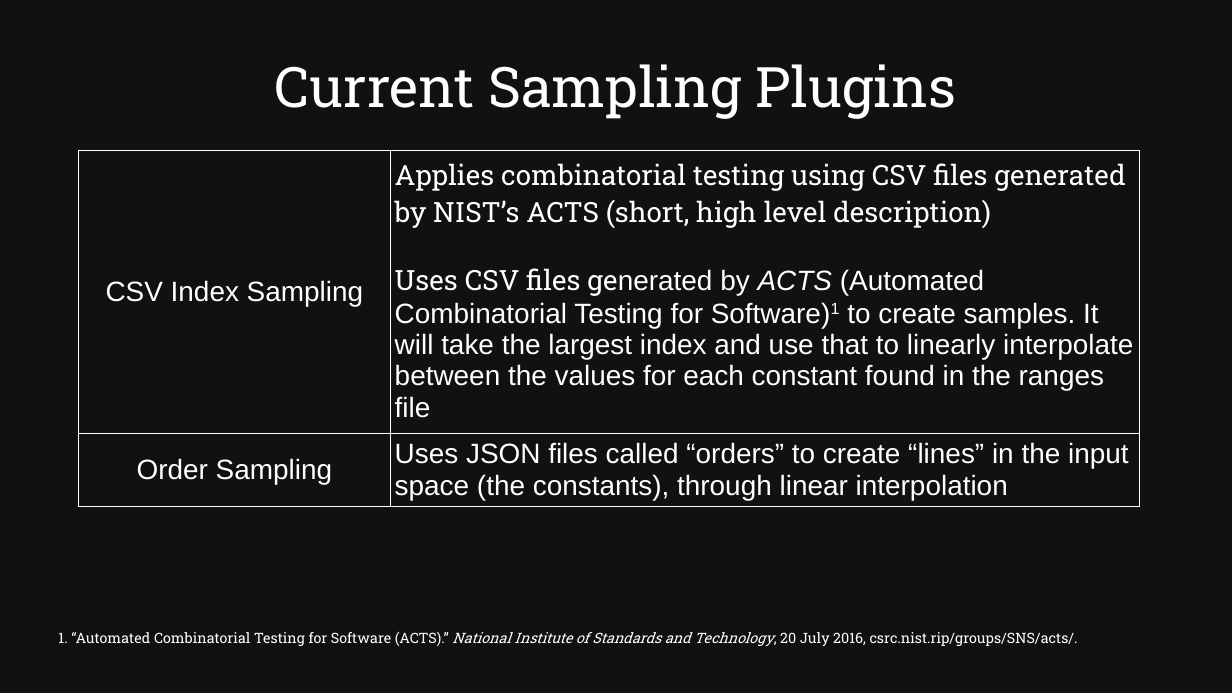
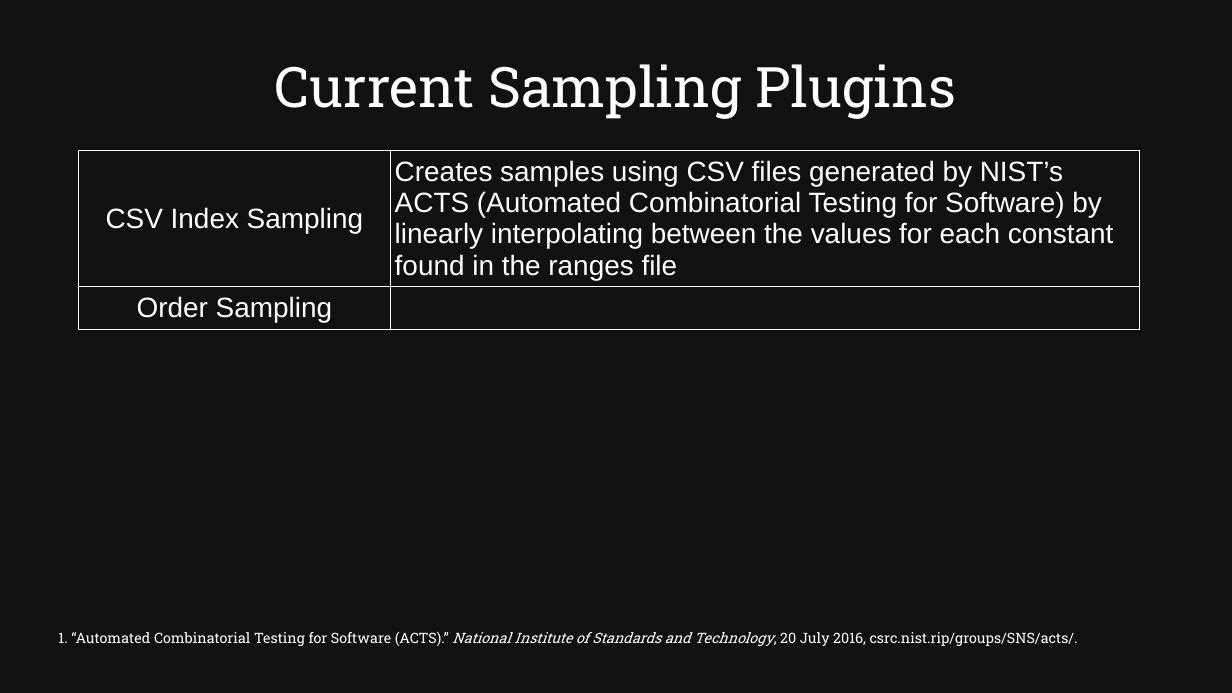
Before and after one commit to SamAllen06/lake_temp_work, a slide deck: slide 18 of documentation/for_collaborators/TestingSoftwareOverview.odp. Drawn at 1232x693 pixels with LibreOffice and Linux fonts; fonts in the diff are those of the drawing. Boxes give left, top, right and bottom in pixels: in the first picture for what was removed or moved away, otherwise in the second. Text is boxed around its words. In the diff, an @@ line names an element or a change of style, - is before the commit and + after.

Commit message:
Simplify plugin definitions

```diff
--- a/documentation/for_collaborators/TestingSoftwareOverview.odp
+++ b/documentation/for_collaborators/TestingSoftwareOverview.odp
@@ table at (78, 151, 1139, 328) @@
-row 1, column 2: Applies combinatorial testing using CSV files generated by NIST’s ACTS (short, high level description) / Uses CSV files generated by ACTS (Automated Combinatorial Testing for Software)1 to create samples. It will take the largest index and use that to linearly interpolate between the values for each constant found in the ranges file
+row 1, column 2: Creates samples using CSV files generated by NIST’s ACTS (Automated Combinatorial Testing for Software) by linearly interpolating between the values for each constant found in the ranges file
-row 2, column 2: Uses JSON files called “orders” to create “lines” in the input space (the constants), through linear interpolation
+row 2, column 2: 
```
Also in this commit, not shown: 1 other slide changed, 2 other files.
